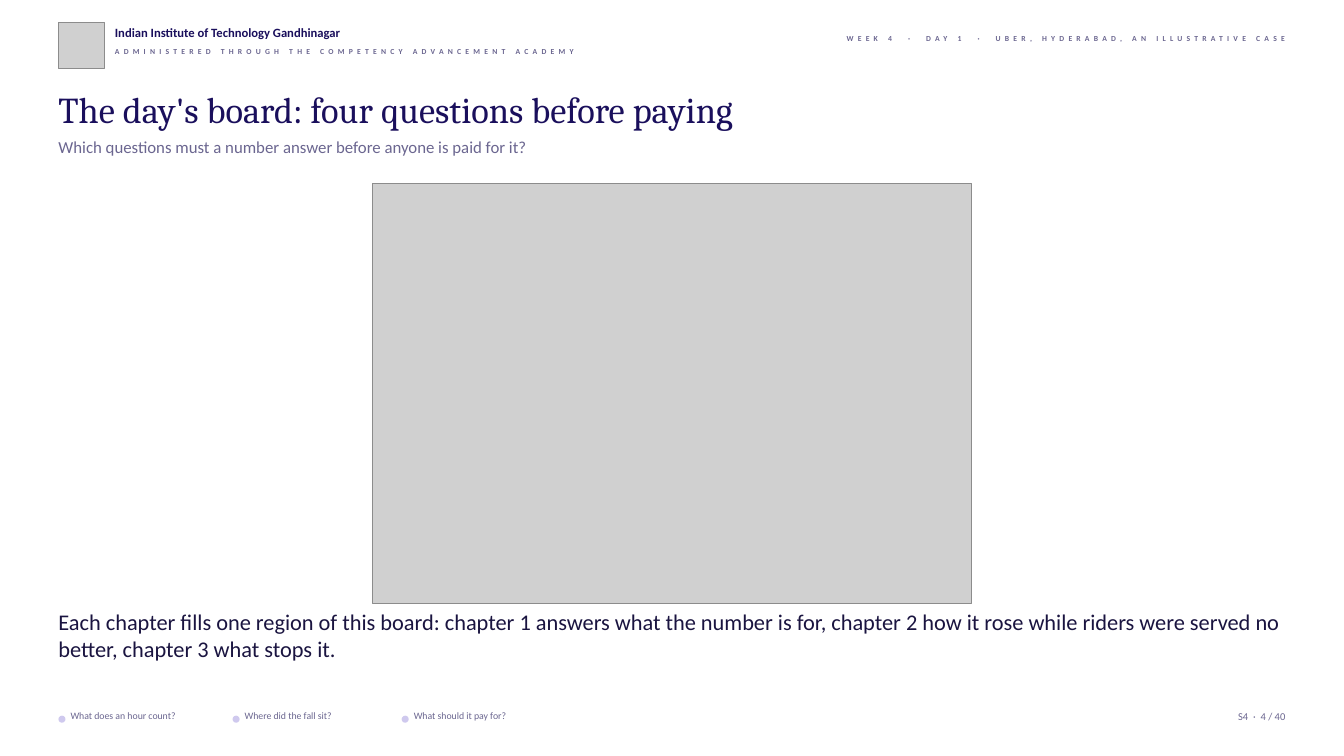
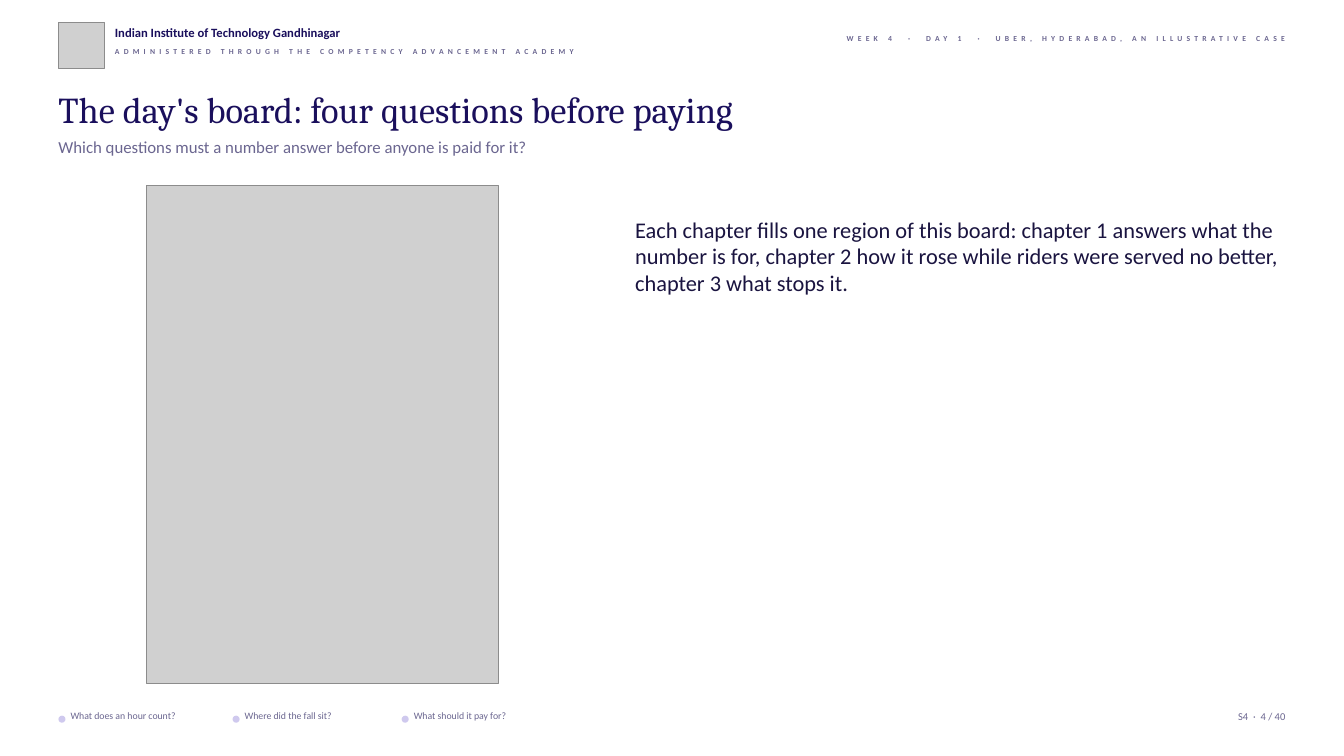
Before and after one commit to fde-academy-lab/c2-content-factory, a slide deck: slide 4 of content/W04/D1/slides/C2_W04_D01_half1_STUDENT.pptx. Drawn at 1344x756 pixels with LibreOffice and Linux fonts; fonts in the diff are those of the drawing; grey boxes stand for pictures; background and template pictures are left out. Boxes give left, top, right and bottom in pixels: in the first picture for what was removed or moved away, otherwise in the second. Text is boxed around its words. In the diff, an @@ line names an element or a change of style, - is before the commit and + after.

```diff
--- a/content/W04/D1/slides/C2_W04_D01_half1_STUDENT.pptx
+++ b/content/W04/D1/slides/C2_W04_D01_half1_STUDENT.pptx
@@ picture added at [146, 186, 499, 684] @@
@@ picture removed at [372, 184, 972, 604] @@
@@ text "Each chapter fills one region ...": place and size @@
-text "Each chapter fills one region ..." at [58, 614, 1280, 661]
+text "Each chapter fills one region ..." at [635, 222, 1277, 295]
@@ text "Each chapter fills one region ..." at [635, 222, 1277, 295]: more space between paragraphs @@
```
Also in this commit, not shown: 9 other slides changed, 3 other files.
